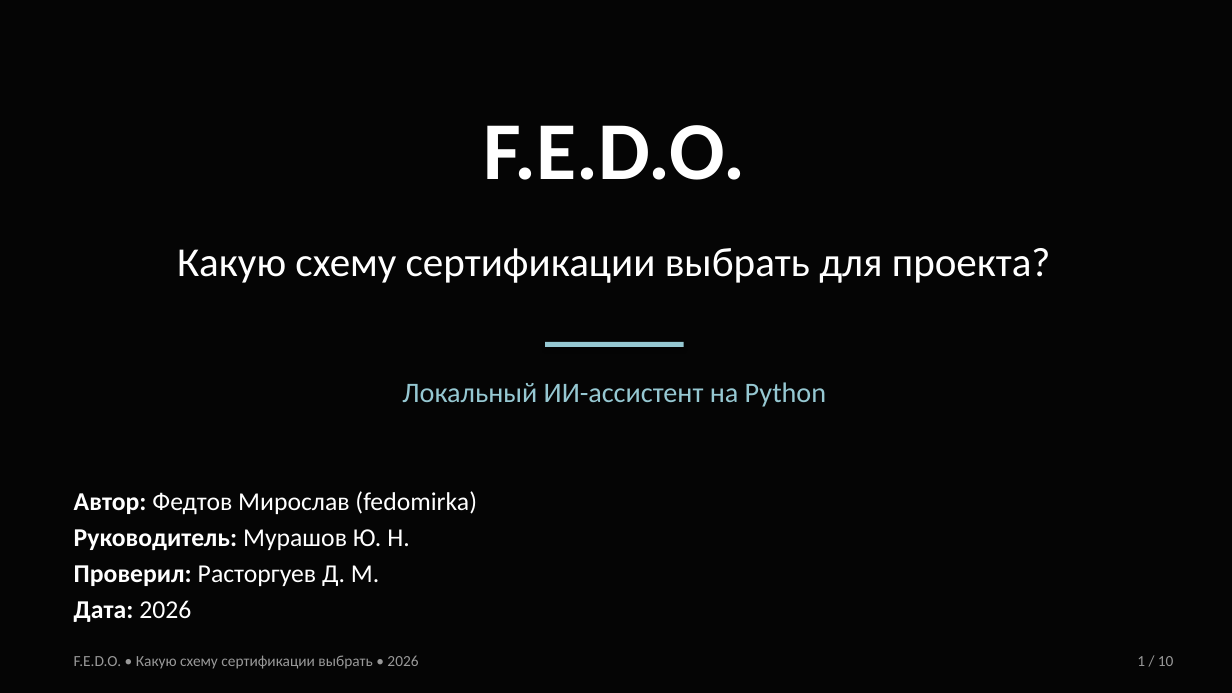
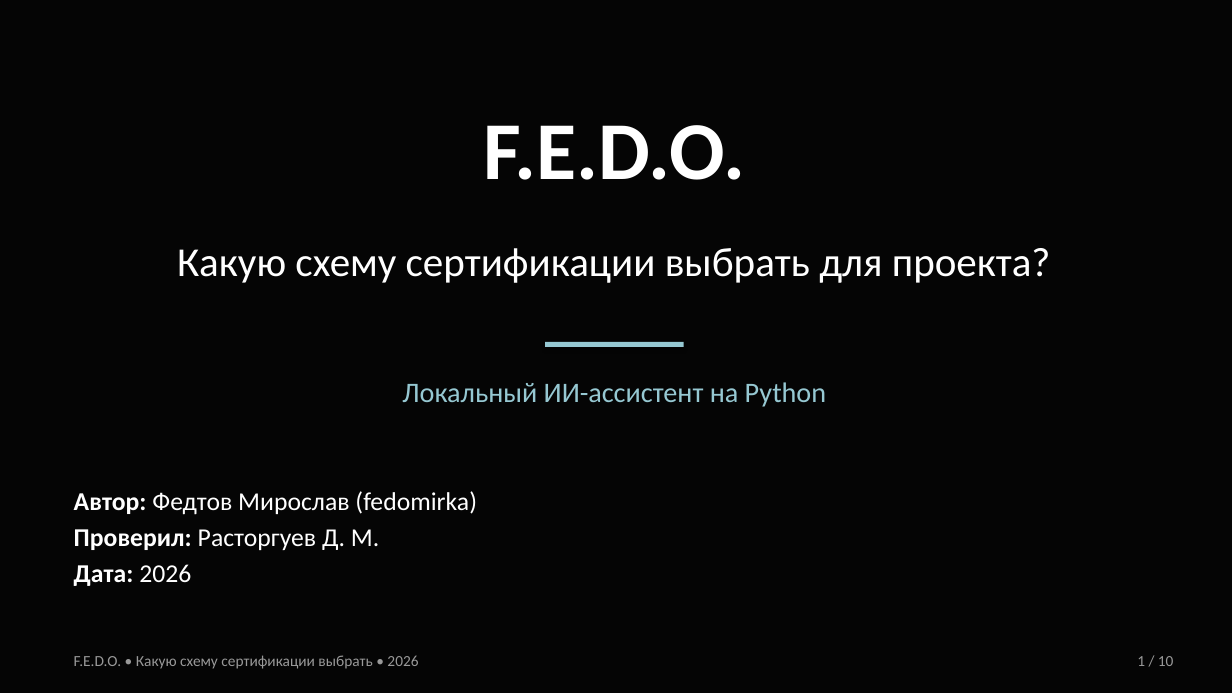
Before and after one commit to fedomirka-droid/F.E.D.O, a slide deck: slide 1 of docs/FEDO_certification_presentation.pptx. Drawn at 1232x693 pixels with LibreOffice and Linux fonts; fonts in the diff are those of the drawing. Boxes give left, top, right and bottom in pixels: in the first picture for what was removed or moved away, otherwise in the second. Text is boxed around its words. In the diff, an @@ line names an element or a change of style, - is before the commit and + after.

```diff
--- a/docs/FEDO_certification_presentation.pptx
+++ b/docs/FEDO_certification_presentation.pptx
@@ text at (74, 529, 409, 550): paragraph removed @@
-Руководитель: Мурашов Ю. Н.
```
Also in this commit, not shown: 6 other slides changed.
